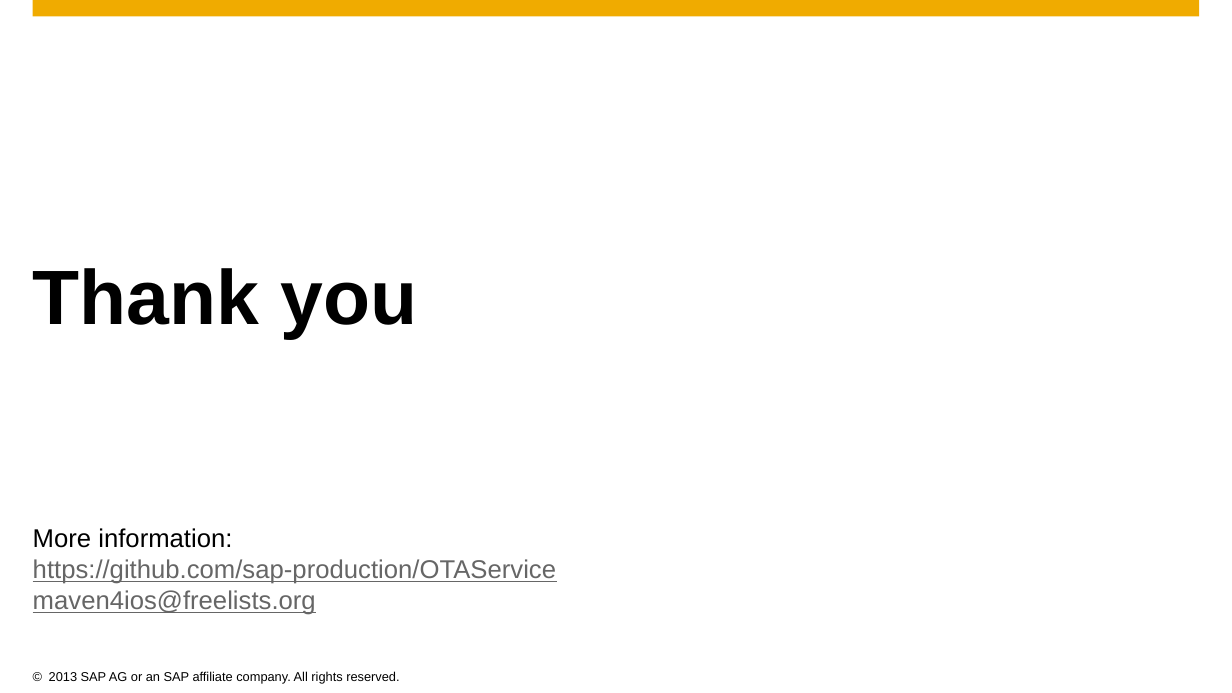
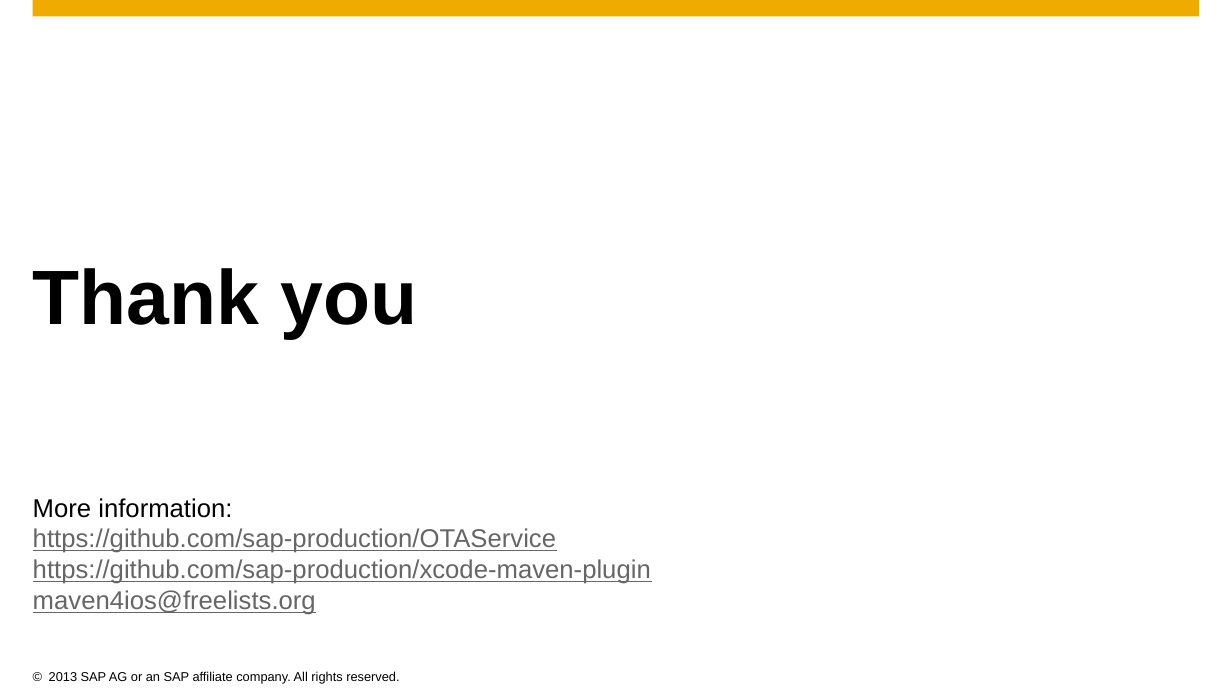
Before and after one commit to marcusholl/OTAService, a slide deck: slide 11 of docs/OTAService.pptx (slide 8 before the commit). Drawn at 1232x693 pixels with LibreOffice and Linux fonts; fonts in the diff are those of the drawing; background and template pictures are left out. Boxes give left, top, right and bottom in pixels: in the first picture for what was removed or moved away, otherwise in the second. Text is boxed around its words. In the diff, an @@ line names an element or a change of style, - is before the commit and + after.

```diff
--- a/docs/OTAService.pptx
+++ b/docs/OTAService.pptx
@@ text at box(33, 559, 651, 584): paragraph added @@
+https://github.com/sap-production/xcode-maven-plugin
```
Also in this commit, not shown: 2 other slides changed, 4 slides added, 1 slide removed.
